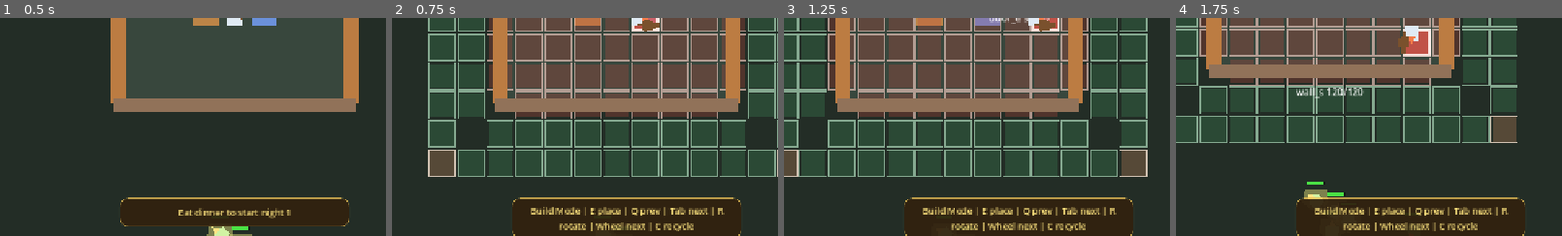
Above: before the commit, frames 1-4 (left to right).
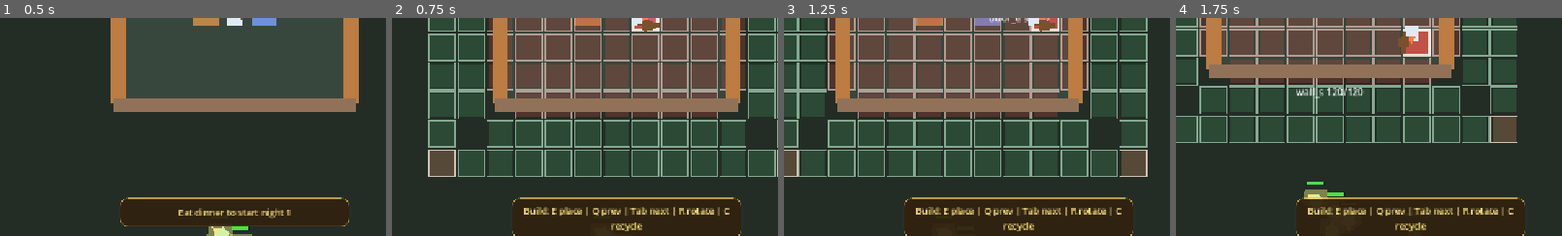
Above: after the commit, the same moments.

Repository: fb-retired-eng/home-survival
Game: Godot game, scene res://scenes/main/Game.tscn
The game is run twice, just before and just after one commit, with the same random seed, the same clock (stepped at 60 frames per second) and the same inputs.
Inputs (mouse positions are % of the whole screen's width and height, from its top left):
- Up to frame 1 (0.5 s): no input
- Up to frame 2 (0.75 s): tap Enter at 0.5 s; move the mouse to (72, 45) at 0.52 s; hold D (move_right) from 0.53 s (still down); tap B (build_mode) at 0.6 s; click (72, 45) at 0.67 s
- Up to frame 3 (1.25 s): keep holding D (move_right); tap E (interact) at 0.8 s
- Up to frame 4 (1.75 s): move the mouse to (30, 55) at 1.27 s; release D (move_right) at 1.28 s; hold S (move_down) from 1.28 s (still down); tap E (interact) at 1.35 s; tap C (recycle) at 1.55 s
The pictures show only the part of the screen within x 19-69%, y 50-100%; the shares and areas given below are measured in that part.

Frame 1 is identical in both runs. In frame 2, 1.9% of the frame differs, in the area x 34-88%, y 86-98%; in frame 3, 1.9%; in frame 4, 1.9%.

Commit message:
Adjust build HUD hints

Diff:
--- a/scripts/main/game.gd
+++ b/scripts/main/game.gd
@@ -526,7 +526,7 @@
 		hud.set_status("Build mode active")
 		return
 	var footprint := profile.get_rotated_footprint_dimensions(_selected_buildable_rotation)
-	hud.set_status("Build mode active. %s (%dx%d, rot %d). E place, Q prev, Tab next, R rotate, wheel next, C recycle." % [
+	hud.set_status("Build: %s (%dx%d, rot %d) | E place | Q prev | Tab next | R rotate | C recycle" % [
 		profile.display_name,
 		footprint.x,
 		footprint.y,
--- a/scripts/player/player.gd
+++ b/scripts/player/player.gd
@@ -953,7 +953,7 @@
 		return
 
 	if _build_mode_active:
-		interaction_prompt_changed.emit("Build Mode | E place | Q prev | Tab next | R rotate | Wheel next | C recycle")
+		interaction_prompt_changed.emit("Build: E place | Q prev | Tab next | R rotate | C recycle")
 		return
 
 	var interactable := _get_active_interactable()
Not shown, changed: PROJECT_EXECUTION_LOG.md
